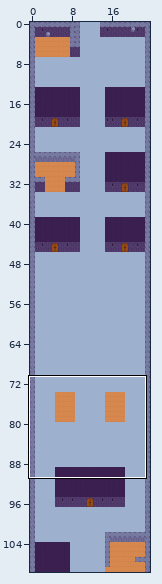
A Tiled map gets an edit: assets/src/main_tilemap.tmx. Above, an overview of the earlier version with the close-up marked.
Close-up. Before:
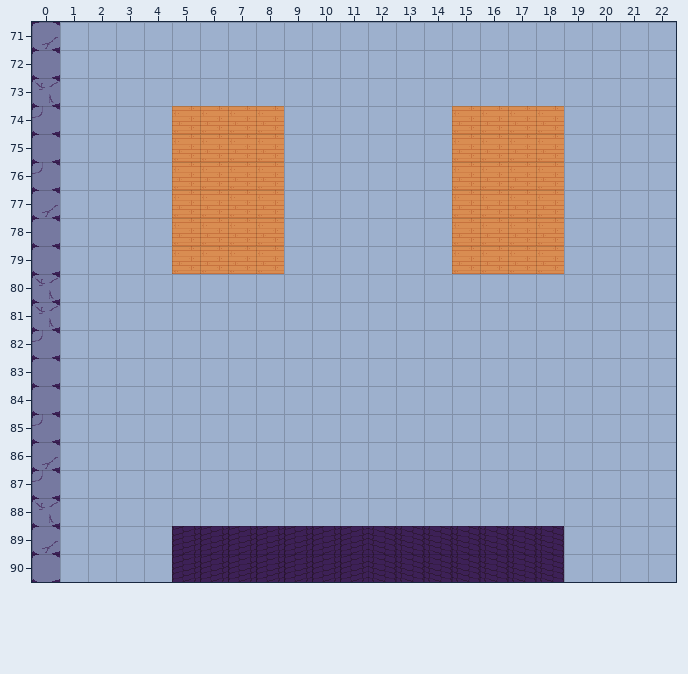
Cells are 32x32 px. Shown: x 0..22, y 71..90. The commit also changed other parts of the map, which this record leaves out.
After the commit:
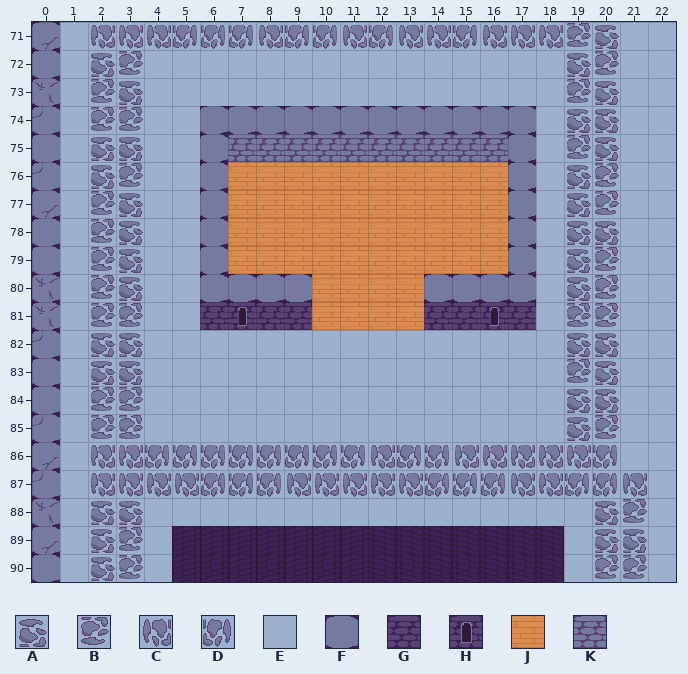
Key: from "main_tilemap": A 19, B 20, C 21, D 22; from "main_tilemap2": E 0, F 1, G 5, H 6, J 8, K 11.
_ is an empty cell.
The edit:
Layer "main":
The author changed tile E to tile A in row 71 at x 20; in row 72 at x 2 and 19; in row 73 at x 3 and 20; in row 74 at x 19 to 20; in row 75 at x 2 to 3 and 20; in row 76 at x 2 and 19.
The author changed tile E to tile A in row 77 at x 3 and 19; in row 78 at x 3 and 19 to 20; in rows 79 to 80 at x 3 and 19; in row 82 at x 2 to 3 and 19 to 20; in row 83 at x 2 to 3 and 20; in row 84 at x 19 to 20.
The author changed tile E to tile A in row 85 at x 19; in row 88 at x 2 to 3 and 20; in row 89 at x 2 and 20 to 21; in row 90 at x 2.
The author changed tile E to tile B in row 71 at x 19; in row 72 at x 3 and 20; in row 73 at x 2 and 19; in row 74 at x 2 to 3; in row 75 at x 19; in row 76 at x 3 and 20.
The author changed tile E to tile B in row 77 at x 2 and 20; in row 78 at x 2; in rows 79 to 80 at x 2 and 20; in row 81 at x 2 to 3 and 19 to 20; in row 83 at x 19; in row 84 at x 2 to 3.
The author changed tile E to tile B in row 85 at x 2 to 3 and 20; in row 88 at x 21; in row 89 at x 3; in row 90 at x 3 and 20 to 21.
The author changed tile E to tile C in row 71 at x 2 to 4, 8, 11, 13 to 14 and 16 to 18; in row 86 at x 2 to 3, 12 and 15 to 19; in row 87 at x 2 to 5, 9 to 13, 17 to 18 and 21.
The author changed tile E to tile D in row 71 at x 5 to 7, 9 to 10, 12 and 15; in row 86 at x 4 to 11, 13 to 14 and 20; in row 87 at x 6 to 8, 14 to 16 and 19 to 20.
The author changed tile J to tile E in rows 74 to 79 at x 5 and 18.
The author changed tile E to tile F in row 74 at x 9 to 14; in row 80 at x 6 to 9 and 14 to 17.
The author changed tile J to tile F in row 74 at x 6 to 8 and 15 to 17; in rows 75 to 79 at x 6 and 17.
The author changed tile E to tile G in row 81 at x 6, 8 to 9, 14 to 15 and 17.
The author changed tile E to tile H in row 81 at x 7 and 16.
The author changed tile E to tile J in rows 76 to 79 at x 9 to 14; in rows 80 to 81 at x 10 to 13.
The author changed tile E to tile K in row 75 at x 9 to 14.
The author changed tile J to tile K in row 75 at x 7 to 8 and 15 to 16.
